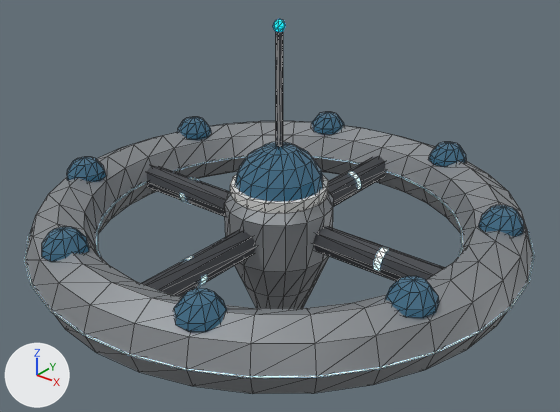
What one commit did to the glTF model godot/assets/stations/colony.glb.
One viewpoint serves both versions: a camera (50 mm lens) standing at (1.769, -2.208, 1.332) and looking at (0.011, -0.01, -0.031). Arrows for +X, +Y and +Z are at lower left; the lights stay in place. The picture after the commit comes second. Mesh edges are drawn as thin lines. Vertices at exactly the same position are counted once.

In view in the first picture: 'colony'.
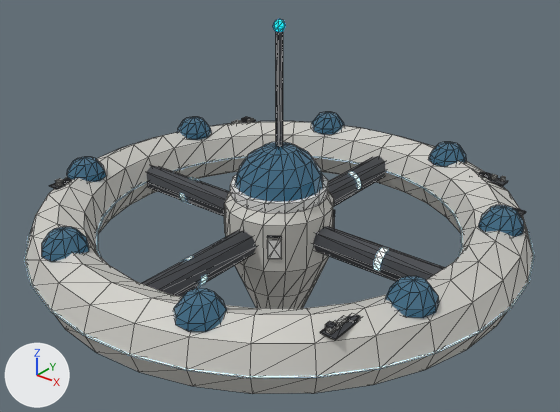
Boxes (x1, y1, x2, y2) around the edits, measured in the pictures (560 x 412 px):
part 1 of me_colony, added
    after: (49, 183, 66, 189)
part 2 of me_colony, added
    after: (320, 320, 358, 340)
part 3 of me_colony, added
    after: (347, 315, 360, 323)
part 4 of me_colony, added
    after: (325, 321, 337, 330)
part 5 of me_colony, added
    after: (487, 177, 508, 186)
part 6 of me_colony, added
    after: (336, 315, 347, 326)
part 7 of me_colony, added
    after: (326, 322, 340, 334)
part 8 of me_colony, added
    after: (267, 235, 282, 259)
part 9 of me_colony, recoloured (grey to light grey)
    both: (25, 121, 533, 394)

Diff of the bpy script that builds the scene:
```diff
--- a/godot/assets/stations/colony.glb.py
+++ b/godot/assets/stations/colony.glb.py
@@ mat_shippanel @@
+mat_shippanel = principled_material('ShipPanel')
+mat_shippanel.base_color = (0.46, 0.46, 0.44)  # grey #b5b5b1
+mat_shippanel.metallic = 0.2
+mat_shippanel.roughness = 0.58
@@ mat_shiphull @@
+mat_shiphull = principled_material('ShipHull')
+mat_shiphull.base_color = (0.64, 0.63, 0.59)  # light grey #d1d0ca
+mat_shiphull.metallic = 0.15
+mat_shiphull.roughness = 0.58
@@ me_colony @@
 # used by ob_colony; location = (0.0, 0.0, 0.0)
-me_colony.from_pydata(...)  # 1298 vertices, 2446 faces; spans x -1.0..1.0, y -1.0..1.0, z -0.71..0.71
+me_colony.from_pydata(...)  # 1562 vertices, 2842 faces; spans x -1.0..1.0, y -1.0..1.0, z -0.71..0.71
+# me_colony part 1: a new loose piece, a box spanning x -0.8247..-0.7751, y -0.5029..-0.3522, z -0.0056..-0.0005, in mat_hulldark (dark grey #4d5055)
+# me_colony part 2: a new loose piece, a box spanning x 0.6735..0.7288, y -0.6491..-0.5017, z -0.0056..-0.0005, in mat_hulldark (dark grey #4d5055)
+# me_colony part 3: a new loose piece, a box spanning x 0.6975..0.7256, y -0.5495..-0.5149, z 0.0..0.0066, in mat_hulldark (dark grey #4d5055)
+# me_colony part 4: a new loose piece, a box spanning x 0.679..0.704, y -0.631..-0.609, z 0.0..0.019, in mat_hulldark (dark grey #4d5055)
+# me_colony part 5: a new loose piece, a box spanning x 0.5017..0.6491, y 0.6735..0.7288, z -0.0056..-0.0005, in mat_hulldark (dark grey #4d5055)
+# me_colony part 6: a new loose piece, a box spanning x 0.692..0.705, y -0.594..-0.555, z 0.0..0.015, in mat_shippanel (grey #b5b5b1)
+# me_colony part 7: a new loose piece, a box spanning x 0.688..0.708, y -0.641..-0.598, z 0.0..0.012, in mat_shippanel (grey #b5b5b1)
+# me_colony part 8: 16 vertices added at x 0.1..0.15, y -0.2..-0.17, z -0.16..-0.06
+# me_colony part 9: 656 faces spanning x -1.0..1.0, y -1.0..1.0, z -0.57..0.05 switch from mat_hull (grey #9ba0a4) to mat_shiphull (light grey #d1d0ca)
+# other edits to the shape of me_colony do not show in these pictures
 me_colony.materials.append(mat_window)
@@ me_colony @@
 me_colony.materials.append(mat_light)
+me_colony.materials.append(mat_shippanel)  # grey #b5b5b1
```
